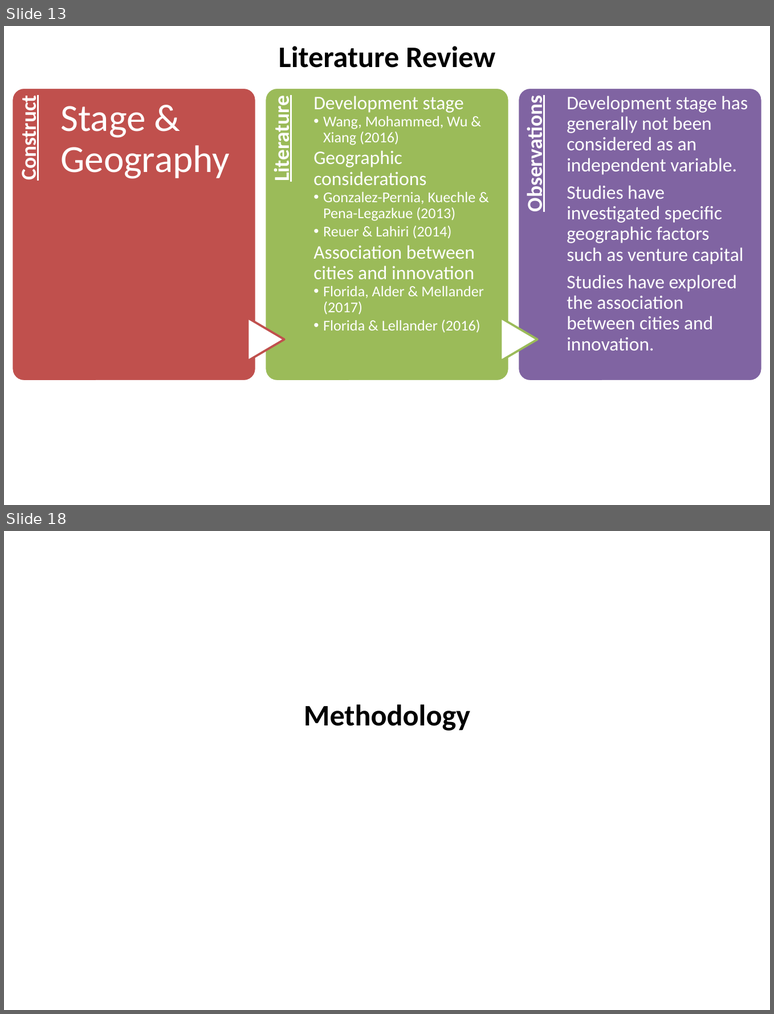
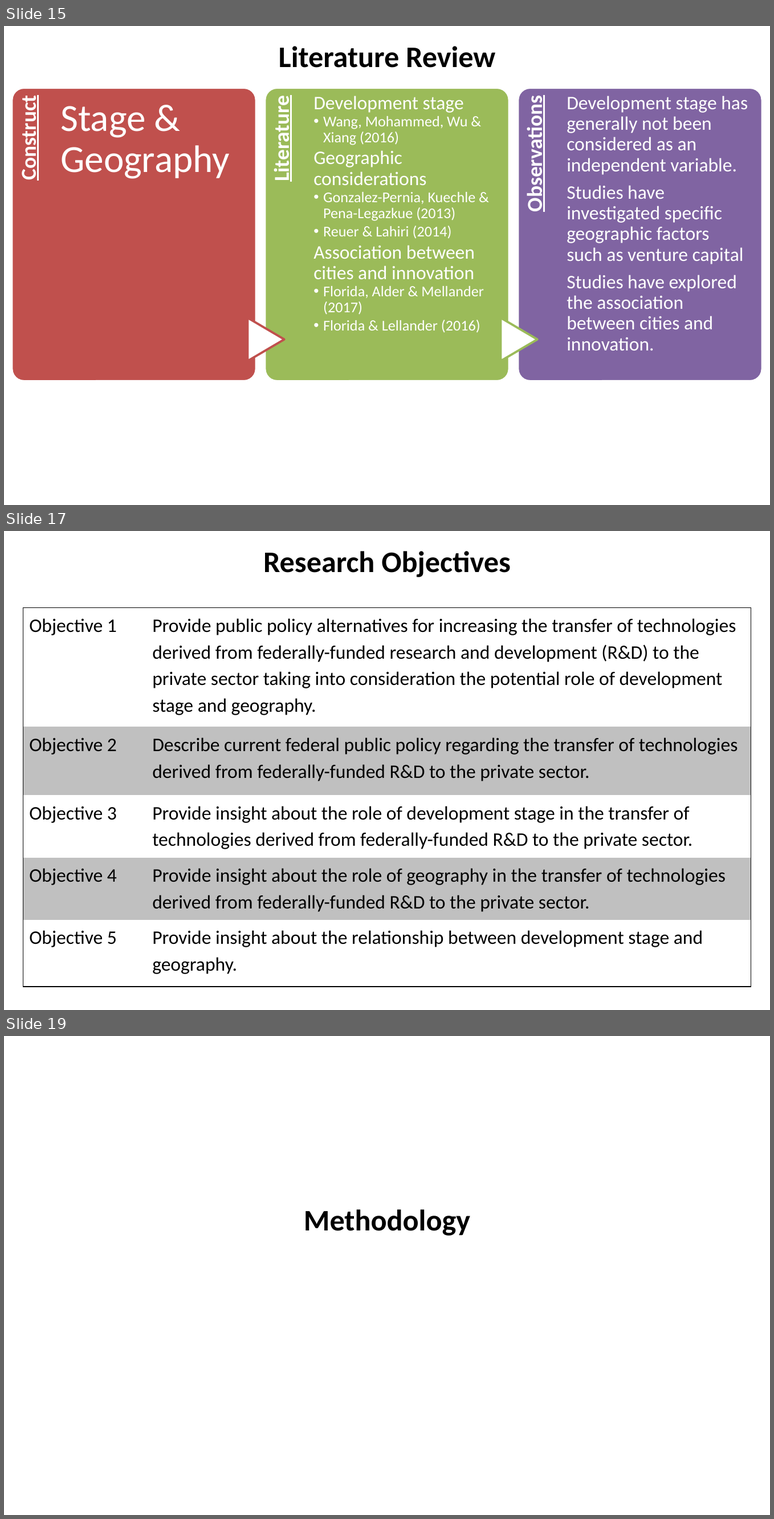
Before and after one commit to SLU-Courses-Townes/SOC5600, a slide deck: FinalProject/Presentation/Townes_SOC5600_FinalProject_Presentation.pptx. Shown one above the other, each under a label of ours: slides 13 and 18 before the commit, slides 15, 17 and 19 after it; the slides between them are not shown. The pictures are 774x1014 and 774x1519 pixels, drawn with LibreOffice and Linux fonts; fonts in the diff are those of the drawing. Boxes give left, top, right and bottom in pixels: in the first picture for what was removed or moved away, otherwise in the second. Text is boxed around its words. In the diff, an @@ line names an element or a change of style, - is before the commit and + after.

```diff
--- a/FinalProject/Presentation/Townes_SOC5600_FinalProject_Presentation.pptx
+++ b/FinalProject/Presentation/Townes_SOC5600_FinalProject_Presentation.pptx
@@ slide 17 added at [4,531,770,1010], background #FFFFFF @@
@@ text added at [263,551,511,577], 28 pt, text #000000, bold @@
+Research Objectives
@@ table added at [23,607,751,986], 5 rows, 2 columns @@
+Objective 1 | Provide public policy alternatives for increasing the transfer of technologies derived from federally-funded research and development (R&D) to the private sector taking into consideration the potential role of development stage and geography.
+Objective 2 | Describe current federal public policy regarding the transfer of technologies derived from federally-funded R&D to the private sector.
+Objective 3 | Provide insight about the role of development stage in the transfer of technologies derived from federally-funded R&D to the private sector.
+Objective 4 | Provide insight about the role of geography in the transfer of technologies derived from federally-funded R&D to the private sector.
+Objective 5 | Provide insight about the relationship between development stage and geography.
@@ what was slide 13 is now slide 15 @@
@@ what was slide 18 is now slide 19 @@
```
Also in this commit, not shown: 7 slides changed.
